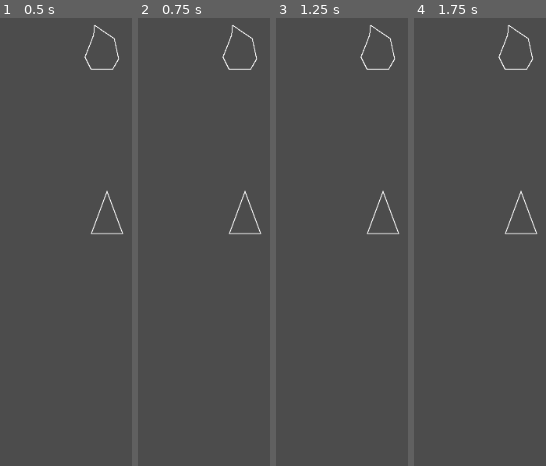
Above: before the commit, frames 1-4 (left to right).
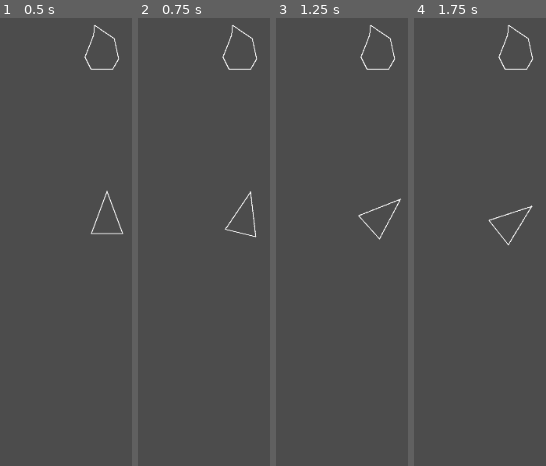
Above: after the commit, the same moments.

Repository: AlexABallWebDev/Asteroids
Game: Godot game, scene res://game.tscn
Same seed, same stepped clock (60 frames per second), same inputs: the game is played once before the commit and once after it.
Inputs:
- Up to frame 1 (0.5 s): no input
- Up to frame 2 (0.75 s): tap Enter at 0.5 s; hold Right (ui_right) from 0.53 s (still down)
- Up to frame 3 (1.25 s): keep holding Right (ui_right)
- Up to frame 4 (1.75 s): release Right (ui_right) at 1.28 s; hold Down (ui_down) from 1.28 s (still down)

Frame 1 is identical in both runs. In frame 2, 0.6% of the frame differs, in the area x 65-94%, y 38-50%; in frame 3, 0.6%; in frame 4, 0.7%, in the area x 56-94%, y 38-51%.

Commit message:
Change Player spaceship to accelerates and change direction with the ui directions. Add README.

Diff:
--- a/Player.gd
+++ b/Player.gd
@@ -1,6 +1,33 @@
 extends KinematicBody2D
 
+# initially the player points upward with no velocity
+var velocity = Vector2(0, 0)
+var player_direction = Vector2(0,-1)
+
+const ACCELERATION = 2
+const ROTATIONAL_ACCELERATION = 0.02
+
 # Called every frame. 'delta' is the elapsed time since the previous frame.
+# warning-ignore:unused_argument
 func _process(delta):
+	# linear acceleration forward / backward
 	if Input.is_action_pressed("ui_up"):
-		print("Up is pressed")
+		#print_debug("Up is pressed")
+		velocity += ACCELERATION * player_direction
+	if Input.is_action_pressed("ui_down"):
+		#print_debug("Down is pressed")
+		velocity -= ACCELERATION * player_direction
+
+	# rotational velocity turning left / right
+	if Input.is_action_pressed("ui_left"):
+		#print_debug("Left is pressed")
+		rotate(-ROTATIONAL_ACCELERATION)
+		player_direction = player_direction.rotated(-ROTATIONAL_ACCELERATION).normalized()
+	if Input.is_action_pressed("ui_right"):
+		#print_debug("Right is pressed")
+		rotate(ROTATIONAL_ACCELERATION)
+		player_direction = player_direction.rotated(ROTATIONAL_ACCELERATION).normalized()
+
+	# move
+# warning-ignore:return_value_discarded
+	move_and_slide(velocity)
--- a/project.godot
+++ b/project.godot
@@ -17,7 +17,7 @@
 
 config/name="Asteroids"
 run/main_scene="res://game.tscn"
-config/icon="res://icon.png"
+config/icon="res://asteroids_asteroid_1.png"
 
 [rendering]
 
Not shown, added: README.md
